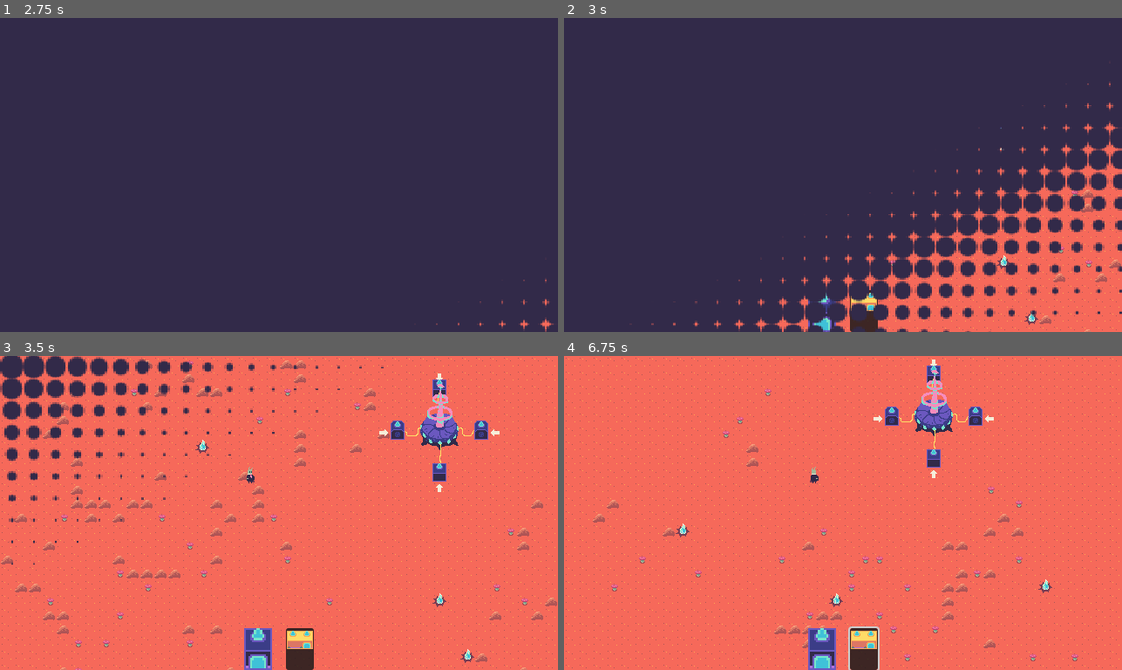
Above: before the commit, frames 1-4 (two rows, left to right).
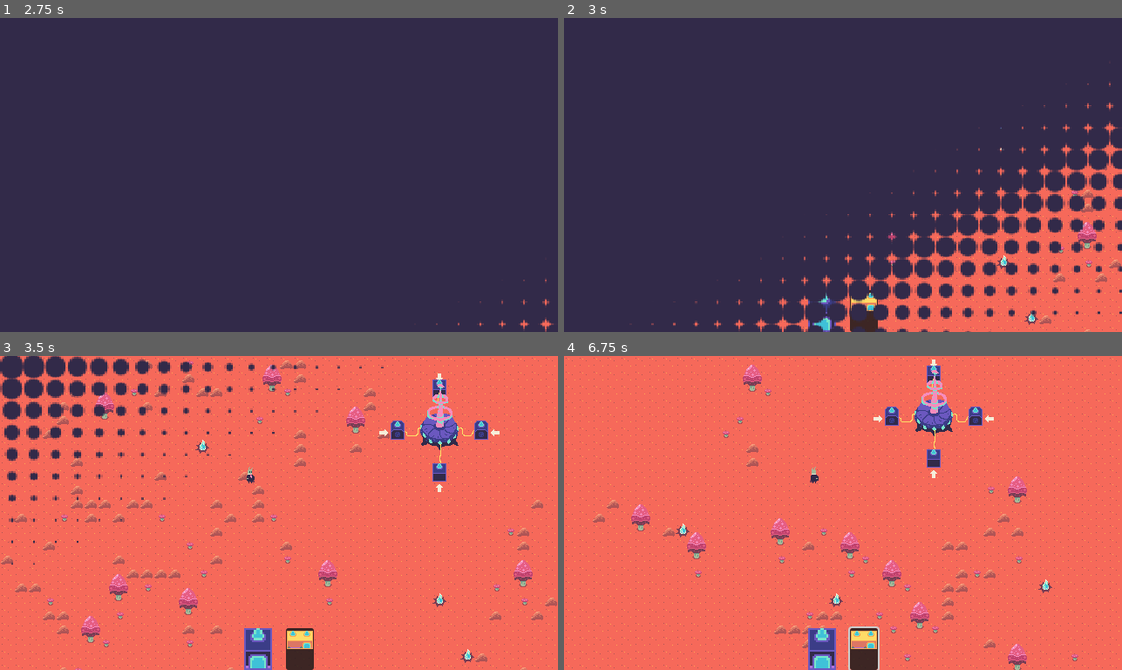
Above: after the commit, the same moments.

Repository: themoonforge/nebula-fm
Game: Godot game, scene res://scenes/ui/main_menu.tscn
Same seed, same stepped clock (60 frames per second), same inputs: the game is played once before the commit and once after it. The engine's default icon, where the game draws it, is replaced by a stand-in: a white triangle on a blue panel in a dark square.
Inputs (mouse positions are in pixels of both pictures, inside the frame that each line leads up to):
- Up to frame 1 (2.75 s): click "Start game" at 0.5 s; move the mouse to (401, 159) at 1.27 s; hold E (rotate_right) 1.28-2.03 s; hold Shift (build_continue) 1.28-2.03 s; click (401, 159) at 1.42 s; tap Enter at 2 s; move the mouse to (167, 190) at 2.02 s; hold Q (rotate_left) from 2.03 s (still down); tap D (delete) at 2.1 s
- Up to frame 2 (3 s): tap Shift (build_continue) at 2.75 s; move the mouse to (898, 105) at 2.77 s; release Q (rotate_left) at 2.78 s; hold E (rotate_right) from 2.78 s (still down); tap R (generate) at 2.85 s
- Up to frame 3 (3.5 s): keep holding E (rotate_right)
- Up to frame 4 (6.75 s): move the mouse to (815, 575) at 3.52 s; tap Shift (build_continue) at 3.6, 5.75, 6.5 s; click (815, 575) at 3.67 s; release E (rotate_right) at 4.25 s; click "cCollector" at 4.25 s; click "Splitter" at 5 s; move the mouse to (1010, 560) at 5.77 s; hold Q (rotate_left) from 5.78 s (still down); tap D (delete) at 5.85 s; move the mouse to (675, 465) at 6.52 s; tap R (generate) at 6.6 s

Frame 1 is identical in both runs. In frame 2, 0.2% of the frame differs, in the area x 58-96%, y 65-74%; in frame 3, 1.5%; in frame 4, 1.8%, in the area x 8-85%, y 2-100%.
Error in both runs: Cannot call method 'get_collision_polygon_points' on a null value. (res://scripts/building.gd:96)

Commit message:
add tree pattern back

Diff:
--- a/scenes/map/map.tscn
+++ b/scenes/map/map.tscn
@@ -1,7 +1,9 @@
-[gd_scene load_steps=7 format=3 uid="uid://b3lqsa7g6sa0o"]
+[gd_scene load_steps=9 format=3 uid="uid://b3lqsa7g6sa0o"]
 
 [ext_resource type="Script" uid="uid://ccd2m6lh6bgbi" path="res://scripts/map/map.gd" id="1_tqkkf"]
 [ext_resource type="TileSet" uid="uid://cbb4sityyi4us" path="res://tileset/tileset.tres" id="2_a2pkv"]
+[ext_resource type="PackedScene" uid="uid://b5mjgreg8l3ap" path="res://scenes/building_2.tscn" id="2_jcaow"]
+[ext_resource type="Resource" uid="uid://cqoaywxhmfw1w" path="res://resources/building/space_radio.tres" id="3_04w0f"]
 [ext_resource type="PackedScene" uid="uid://bmd4pfvtpw7pf" path="res://scenes/note_source/note_source.tscn" id="3_ph54e"]
 [ext_resource type="PackedScene" uid="uid://tpmfvg35idiu" path="res://scenes/mister_nebula_fm/mister_nebula_fm.tscn" id="5_fcby6"]
 
@@ -17,10 +19,13 @@
 [node name="Map" type="Node2D"]
 y_sort_enabled = true
 script = ExtResource("1_tqkkf")
+building_scene = ExtResource("2_jcaow")
+radio_station_resource = ExtResource("3_04w0f")
 note_source_scene = ExtResource("3_ph54e")
 
 [node name="GroundLayer" type="TileMapLayer" parent="."]
 unique_name_in_owner = true
+tile_map_data = PackedByteArray(0, 0, 0, 0, 2, 0, 2, 0, 0, 0, 13, 0, 0, 0)
 tile_set = ExtResource("2_a2pkv")
 
 [node name="NoteSourcesLayer" type="TileMapLayer" parent="."]
--- a/tileset/tileset.tres
+++ b/tileset/tileset.tres
@@ -18,6 +18,9 @@
 
 [sub_resource type="TileMapPattern" id="TileMapPattern_cqrvf"]
 tile_data = PackedInt32Array(0, 131074, 16, 65536, 131074, 16, 1, 131074, 16, 131075, 131074, 16)
+
+[sub_resource type="TileMapPattern" id="TileMapPattern_0ey5m"]
+tile_data = PackedInt32Array(0, 2, 13)
 
 [sub_resource type="TileSetAtlasSource" id="TileSetAtlasSource_lnu2h"]
 texture = ExtResource("1_3ysh4")
@@ -129,6 +132,7 @@
 2:16/0 = 0
 2:16/0/physics_layer_0/polygon_0/points = PackedVector2Array(-5.2428827, -5.2428827, -4.847193, 4.055813, 4.74827, 4.2536583, 4.847193, -5.2428827)
 2:16/0/custom_data_0 = true
+2:16/0/custom_data_1 = true
 3:15/0 = 0
 20:1/0 = 0
 20:1/0/custom_data_0 = true
@@ -212,10 +216,6 @@
 15:4/0/texture_origin = Vector2i(-8, 8)
 15:4/0/physics_layer_0/polygon_0/points = PackedVector2Array(-4, -4, -4, 4, 20, 4, 20, -4)
 15:4/0/physics_layer_1/polygon_0/points = PackedVector2Array(-8, -12, -8, 8, 24, 8, 24, -12, -8, -12, -8, -12, -8, -12, -8, -12, -8, -12, -8, -12, -8, -12, -8, -12, -8, -12, -8, -12, -8, -12, -8, -12)
-0:13/size_in_atlas = Vector2i(3, 3)
-0:13/0 = 0
-0:13/0/texture_origin = Vector2i(-16, 16)
-0:13/0/physics_layer_0/polygon_0/points = PackedVector2Array(14.208839, -30.306198, 9.694386, -26.313332, 7.6170163, -23.345661, 4.4515033, -15.728645, 5.305832, -8, 12.500181, -5.305834, 12.140465, -0.4496479, 19.244884, 0.08992958, 19.6046, -6.2950554, 26.439234, -8.003714, 27.005787, -18.894157, 22.842058, -24.28093, 18.696314, -30.468067, 14.568558, -30.396124)
 0:0/size_in_atlas = Vector2i(7, 8)
 0:0/0 = 0
 0:0/0/texture_origin = Vector2i(-48, 56)
@@ -235,6 +235,24 @@
 17:4/0/texture_origin = Vector2i(0, 16)
 17:4/0/physics_layer_0/polygon_0/points = PackedVector2Array(4, -20, -4, -20, -4, 4, 4, 4)
 17:4/0/physics_layer_1/polygon_0/points = PackedVector2Array(-8, -28, 8, -28, 8, 8, -8, 8)
+0:14/0 = 0
+0:14/0/custom_data_1 = true
+1:14/0 = 0
+1:14/0/custom_data_0 = true
+1:14/0/custom_data_1 = true
+1:13/0 = 0
+1:13/0/custom_data_1 = true
+2:14/0 = 0
+2:14/0/custom_data_1 = true
+2:15/0 = 0
+2:15/0/custom_data_1 = true
+1:15/0 = 0
+1:15/0/custom_data_1 = true
+0:15/0 = 0
+0:15/0/custom_data_1 = true
+1:16/0 = 0
+1:16/0/custom_data_0 = true
+1:16/0/custom_data_1 = true
 
 [resource]
 physics_layer_0/collision_layer = 1
@@ -245,6 +263,10 @@
 terrain_set_0/terrain_0/color = Color(0.5, 0.34375, 0.25, 1)
 custom_data_layer_0/name = "is_obstacle"
 custom_data_layer_0/type = 1
+custom_data_layer_1/name = "is_generation_blocked"
+custom_data_layer_1/type = 1
+custom_data_layer_2/name = ""
+custom_data_layer_2/type = 0
 sources/0 = SubResource("TileSetAtlasSource_lnu2h")
 sources/1 = SubResource("TileSetAtlasSource_0w1j7")
 sources/2 = SubResource("TileSetAtlasSource_difrn")
@@ -253,3 +275,4 @@
 pattern_2 = SubResource("TileMapPattern_uc3to")
 pattern_3 = SubResource("TileMapPattern_jt506")
 pattern_4 = SubResource("TileMapPattern_cqrvf")
+pattern_5 = SubResource("TileMapPattern_0ey5m")
Binary file changed: sprites/tileset2.png
Not shown: 1 places in tileset/tileset.tres that only renumber resources
